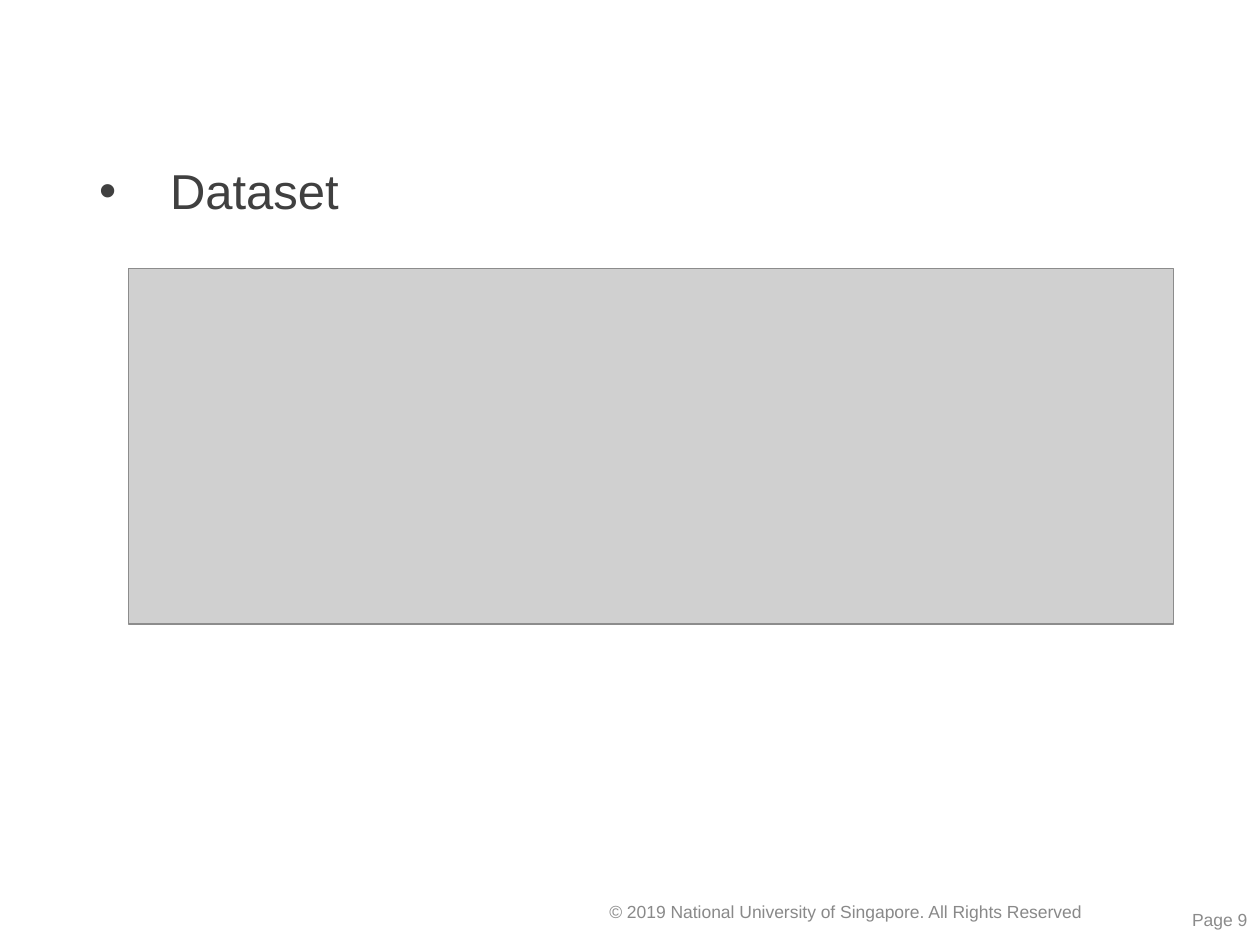
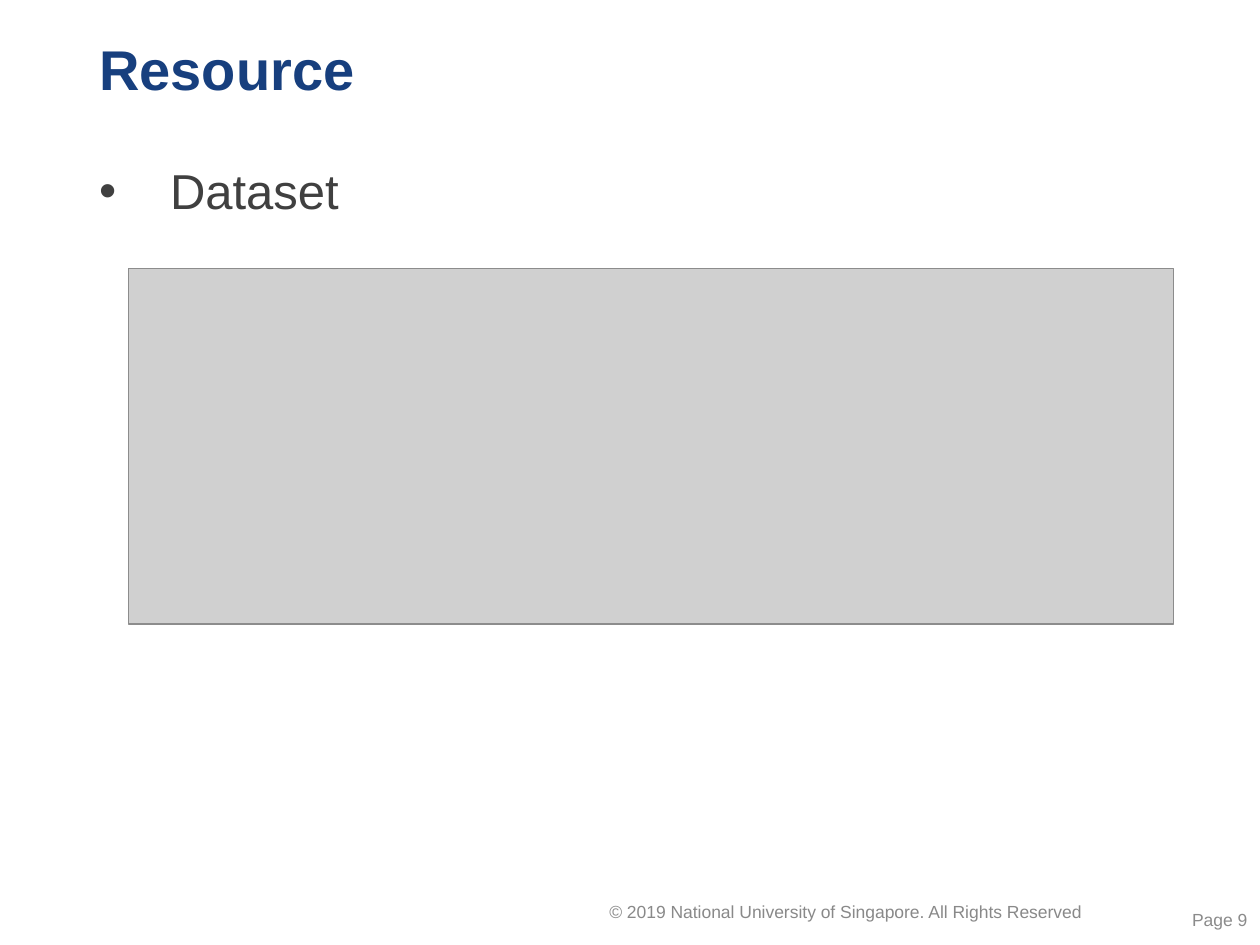
Before and after one commit to caoliang/ISSM-CA3, a slide deck: slide 9 of day4 Group CA proposal (GC) v 1.0.pptx. Drawn at 1260x945 pixels with LibreOffice and Linux fonts; fonts in the diff are those of the drawing; grey boxes stand for pictures; background and template pictures are left out. Boxes give left, top, right and bottom in pixels: in the first picture for what was removed or moved away, otherwise in the second. Text is boxed around its words. In the diff, an @@ line names an element or a change of style, - is before the commit and + after.

```diff
--- a/day4 Group CA proposal (GC) v 1.0.pptx
+++ b/day4 Group CA proposal (GC) v 1.0.pptx
@@ title added at (99,51,354,91), 32 pt, text #173F7E, bold @@
+Resource
```
Also in this commit, not shown: 1 other slide changed, 1 slide added, 1 other file.
